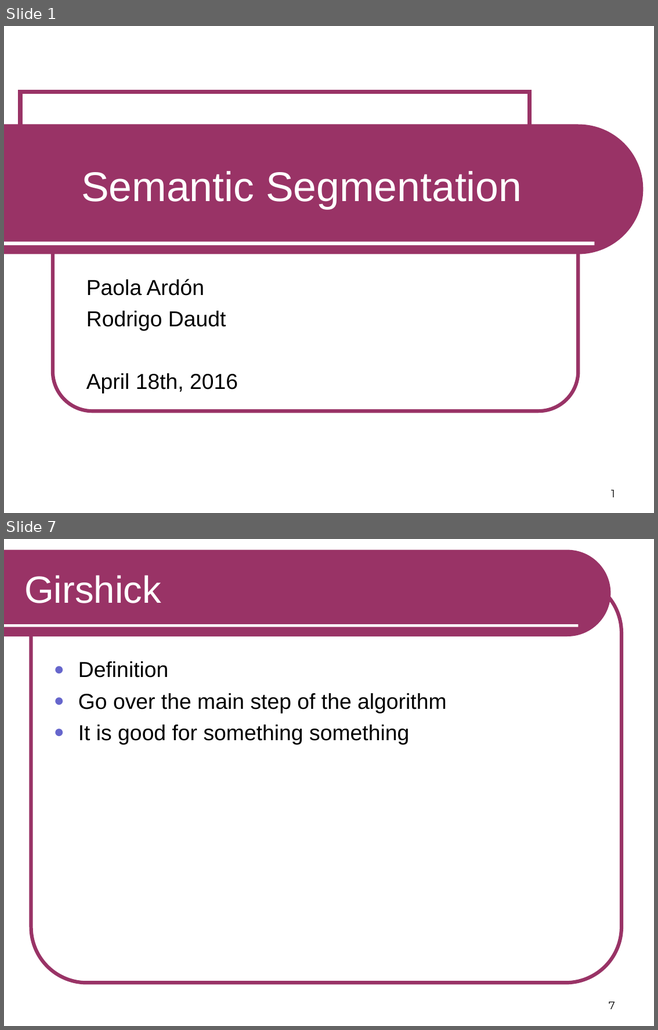
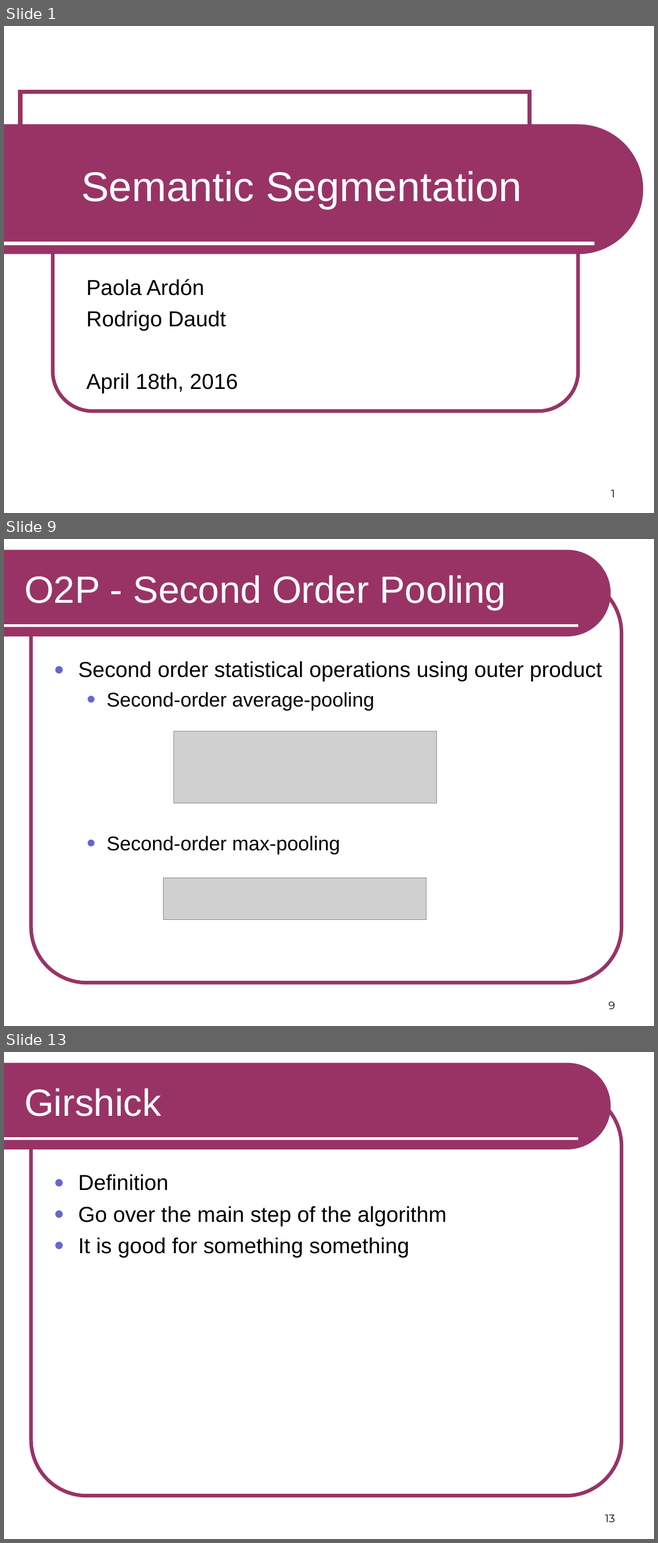
Before and after one commit to RSIP/SSI-SemanticSegmentation, a slide deck: template_slides.ppt. Shown one above the other, each under a label of ours: slides 1 and 7 before the commit, slides 1, 9 and 13 after it; the slides between them are not shown. The pictures are 658x1030 and 658x1543 pixels, drawn with LibreOffice and Linux fonts; fonts in the diff are those of the drawing; grey boxes stand for pictures. Boxes give left, top, right and bottom in pixels: in the first picture for what was removed or moved away, otherwise in the second. Text is boxed around its words. In the diff, an @@ line names an element or a change of style, - is before the commit and + after.

```diff
--- a/template_slides.ppt
+++ b/template_slides.ppt
@@ slide 9 added at box(4, 539, 654, 1026), background #FFFFFF; not listed: 3 template elements that a slide beside it also shows @@
@@ title added at box(24, 575, 506, 610), 42 pt, text #FFFFFF @@
+O2P - Second Order Pooling
@@ text added at box(78, 661, 602, 854), 22 pt, text #000000 @@
+● Second order statistical operations using outer product
+  ● Second-order average-pooling
+  ● Second-order max-pooling
@@ picture added at box(173, 732, 437, 803) @@
@@ picture added at box(163, 878, 426, 920) @@
@@ page number added at box(608, 1002, 615, 1009), 12 pt, text #000000 @@
+9
@@ what was slide 7 is now slide 13 @@
@@ page number at box(605, 1515, 615, 1522): text changed @@
-7
+13
```
Also in this commit, not shown: 4 slides changed, 8 other slides added, 3 slides removed.
